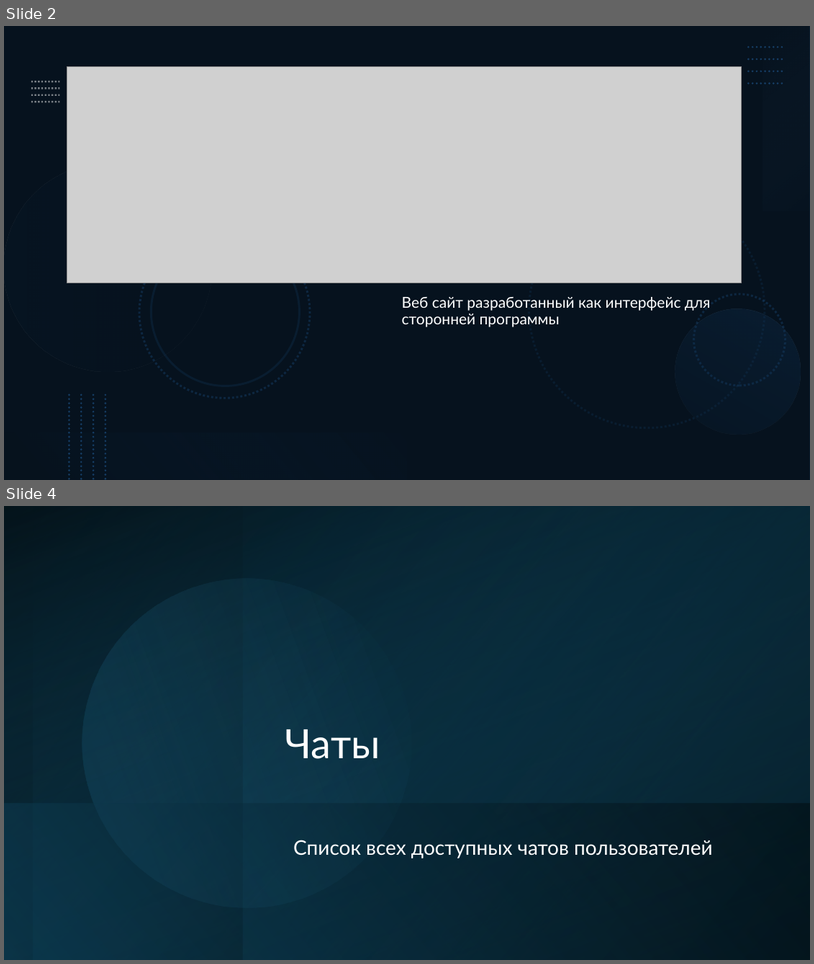
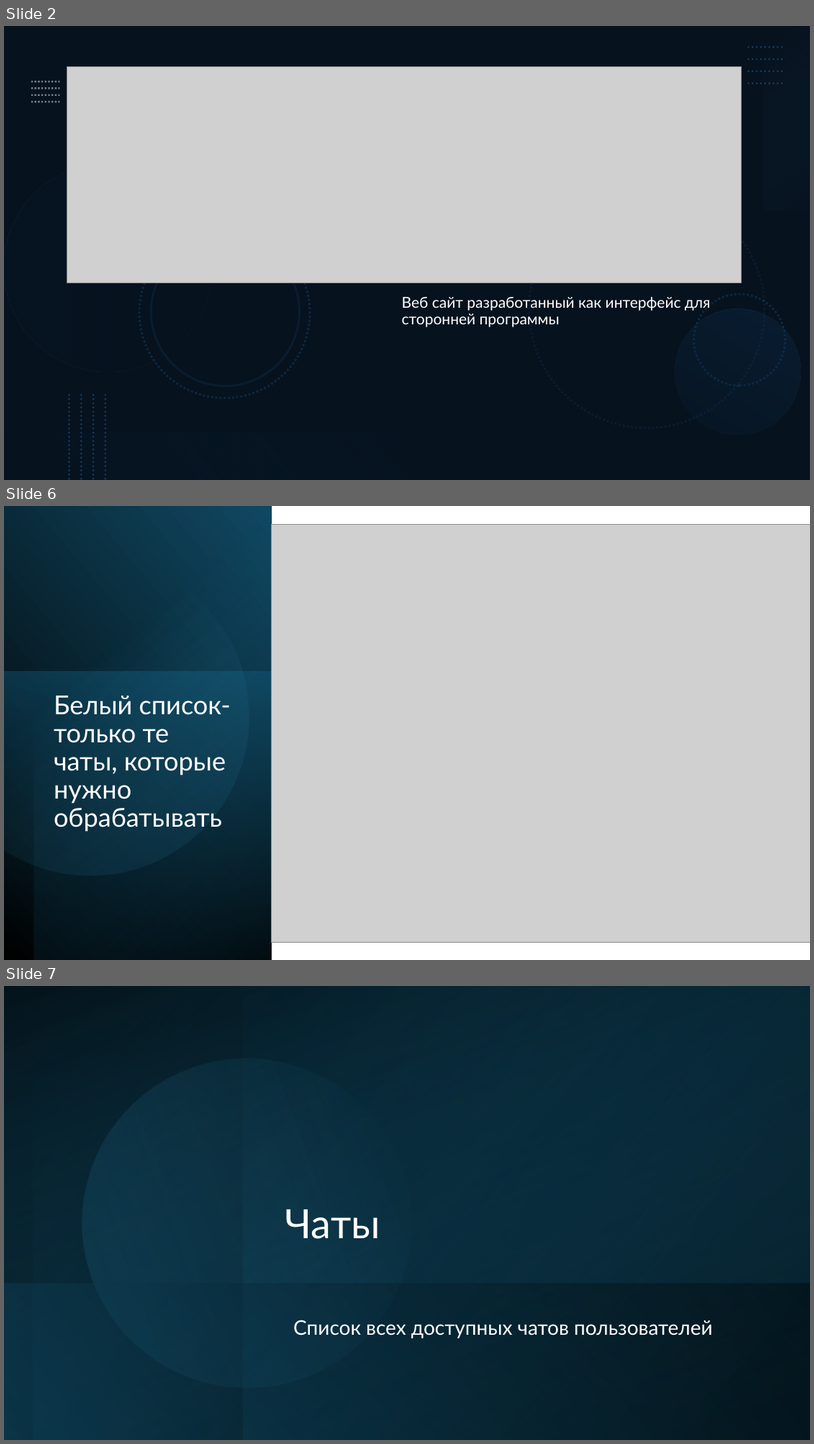
Before and after one commit to EnderEzhik/Project3, a slide deck: Project 3.pptx. Shown one above the other, each under a label of ours: slides 2 and 4 before the commit, slides 2, 6 and 7 after it; the slides between them are not shown. The pictures are 814x964 and 814x1444 pixels, drawn with LibreOffice and Linux fonts; fonts in the diff are those of the drawing; grey boxes stand for pictures. Boxes give left, top, right and bottom in pixels: in the first picture for what was removed or moved away, otherwise in the second. Text is boxed around its words. In the diff, an @@ line names an element or a change of style, - is before the commit and + after.

```diff
--- a/Project 3.pptx
+++ b/Project 3.pptx
@@ slide 6 added at <box>4,506,810,960</box>, background #FFFFFF @@
@@ rectangle added at <box>4,506,271,960</box>, fill gradient #000000 to #104862 @@
@@ rectangle added at <box>34,506,271,960</box>, fill gradient #000000 to #156082 @@
@@ picture added at <box>271,525,810,942</box> @@
@@ freeform shape added at <box>4,538,278,903</box>, fill gradient #46B1E1 to #104862 @@
@@ rectangle added at <box>4,672,271,960</box>, fill gradient #156082 to #0B3041 @@
@@ title added at <box>54,695,231,831</box>, 31 pt, text #FFFFFF @@
+Белый список- только те чаты, которые нужно обрабатывать
@@ what was slide 4 is now slide 7 @@
```
Also in this commit, not shown: 1 slide changed, 8 other slides added, 2 slides removed, 1 other file.
